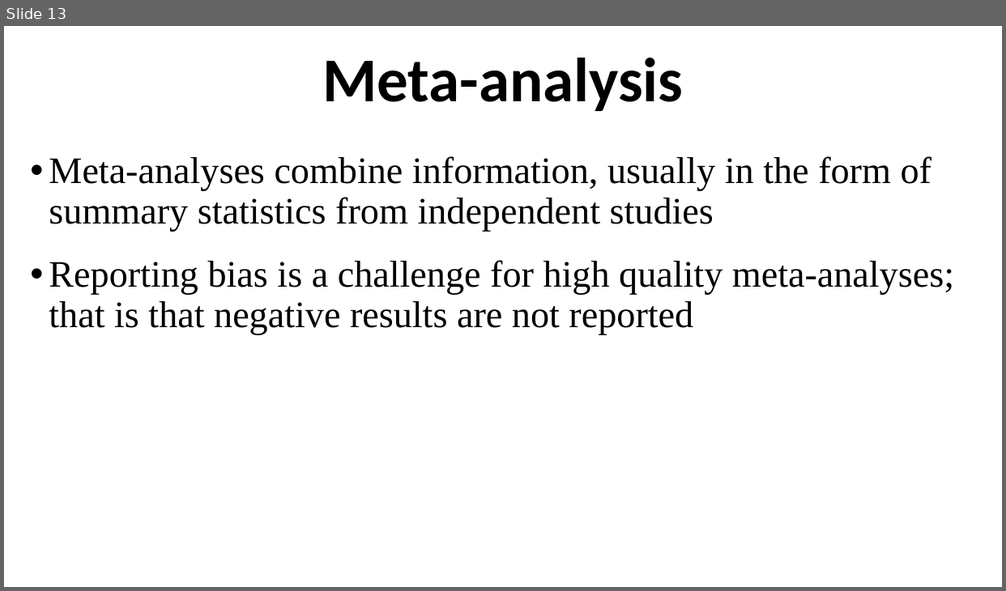
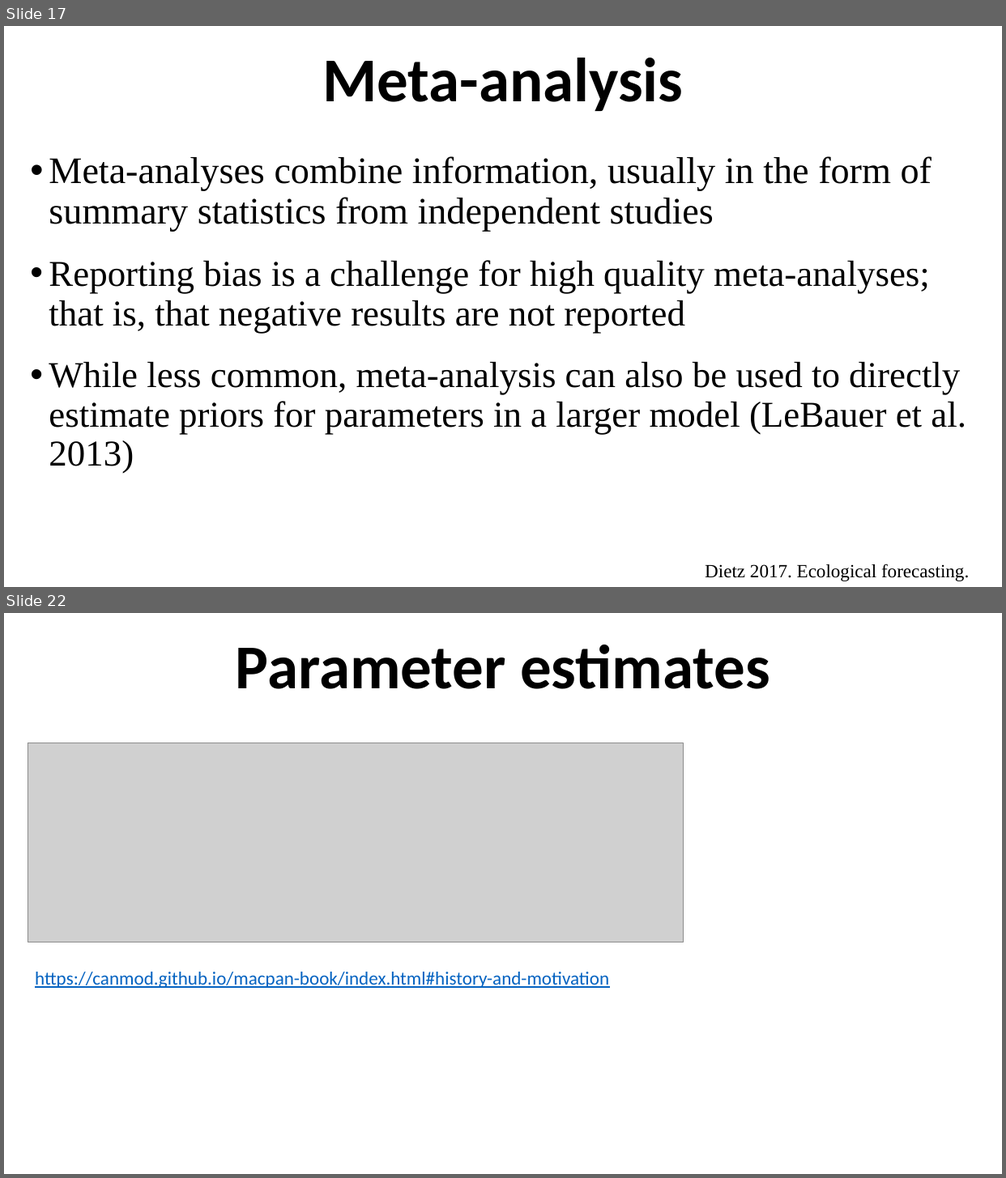
Before and after one commit to ahurford/aarms-summer-school, a slide deck: amy-lectures/State_Space_Models.pptx. Shown one above the other, each under a label of ours: slide 13 before the commit, slides 17 and 22 after it; the slides between them are not shown. The pictures are 1006x591 and 1006x1178 pixels, drawn with LibreOffice and Linux fonts; fonts in the diff are those of the drawing; grey boxes stand for pictures. Boxes give left, top, right and bottom in pixels: in the first picture for what was removed or moved away, otherwise in the second. Text is boxed around its words. In the diff, an @@ line names an element or a change of style, - is before the commit and + after.

```diff
--- a/amy-lectures/State_Space_Models.pptx
+++ b/amy-lectures/State_Space_Models.pptx
@@ slide 22 added at box(4, 613, 1002, 1174), background #FFFFFF @@
@@ title added at box(236, 645, 770, 689), 60 pt, text #000000, bold @@
+Parameter estimates
@@ picture added at box(28, 743, 684, 943) @@
@@ text added at box(35, 972, 609, 988), 18 pt, text #0563C1, underline @@
+https://canmod.github.io/macpan-book/index.html#history-and-motivation
@@ what was slide 13 is now slide 17 @@
@@ slide 17 changed as well @@
@@ text at box(49, 260, 966, 473): text changed; size 36 to 35 pt @@
-• Reporting bias is a challenge for high quality meta-analyses; that is that negative results are not reported
+• Reporting bias is a challenge for high quality meta-analyses; that is, that negative results are not reported
+• While less common, meta-analysis can also be used to directly estimate priors for parameters in a larger model (LeBauer et al. 2013)
@@ text added at box(705, 564, 969, 582), 18 pt, text #000000 @@
+Dietz 2017. Ecological forecasting.
```
Also in this commit, not shown: 9 other slides changed, 15 other slides added, 4 slides removed, 2 other files.
